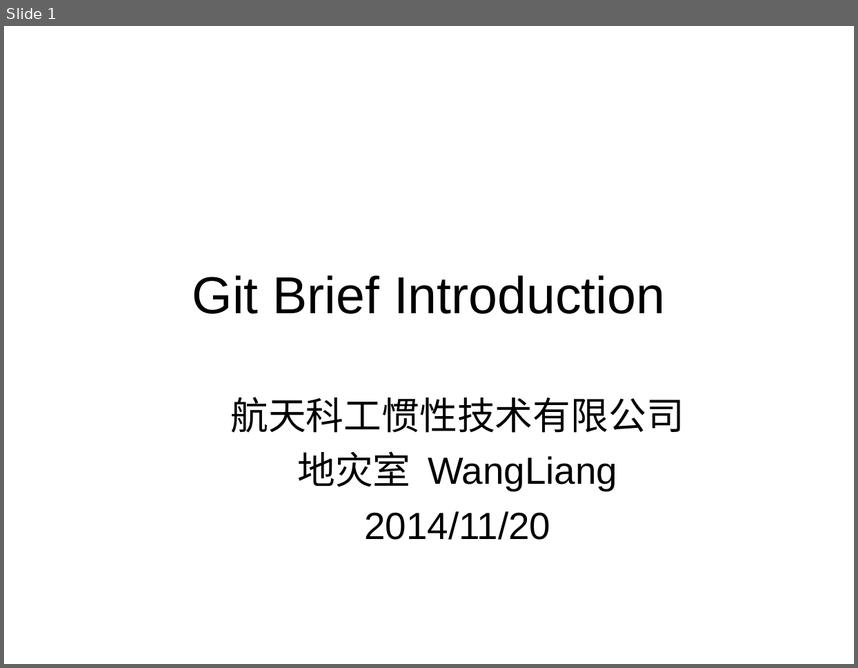
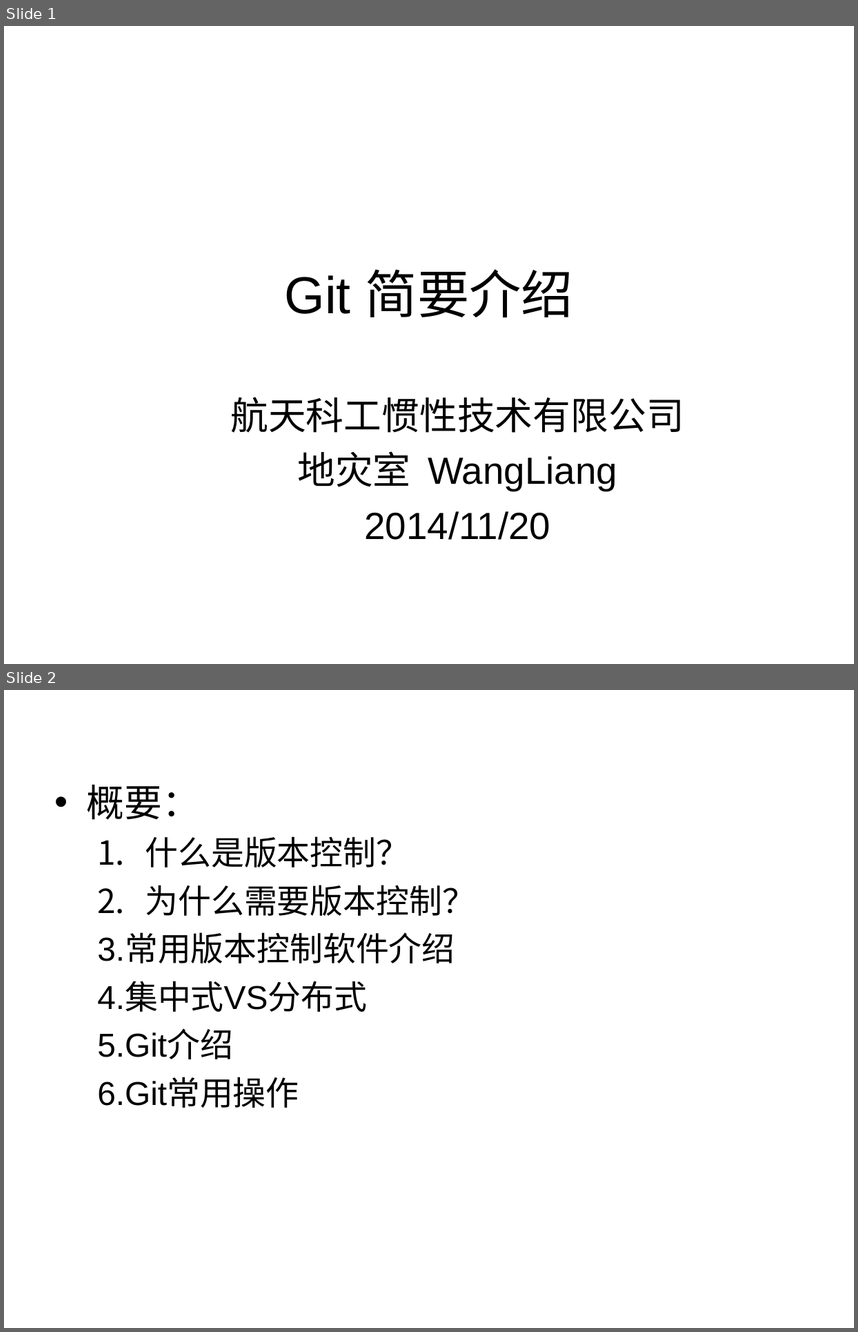
Before and after one commit to Lyon-NEU/Git, a slide deck: git.ppt. Shown one above the other, each under a label of ours: slide 1 before the commit, slides 1 and 2 after it. The pictures are 858x668 and 858x1332 pixels, drawn with LibreOffice and Linux fonts; fonts in the diff are those of the drawing. Boxes give left, top, right and bottom in pixels: in the first picture for what was removed or moved away, otherwise in the second. Text is boxed around its words. In the diff, an @@ line names an element or a change of style, - is before the commit and + after.

```diff
--- a/git.ppt
+++ b/git.ppt
@@ slide 2 added at <box>4,690,854,1328</box>, background #FFFFFF @@
@@ text added at <box>87,785,475,1107</box>, 28 pt, text #000000 @@
+• 概要：
+  1. 什么是版本控制？
+  2. 为什么需要版本控制？
+  3.常用版本控制软件介绍
+  4.集中式VS分布式
+  5.Git介绍
+  6.Git常用操作
@@ slide 1 changed as well @@
@@ title at <box>285,269,573,318</box>: text changed @@
-Git Brief Introduction
+Git 简要介绍
```
Also in this commit, not shown: 3 other slides changed, 11 other slides added, 7 slides removed, 7 other files.
